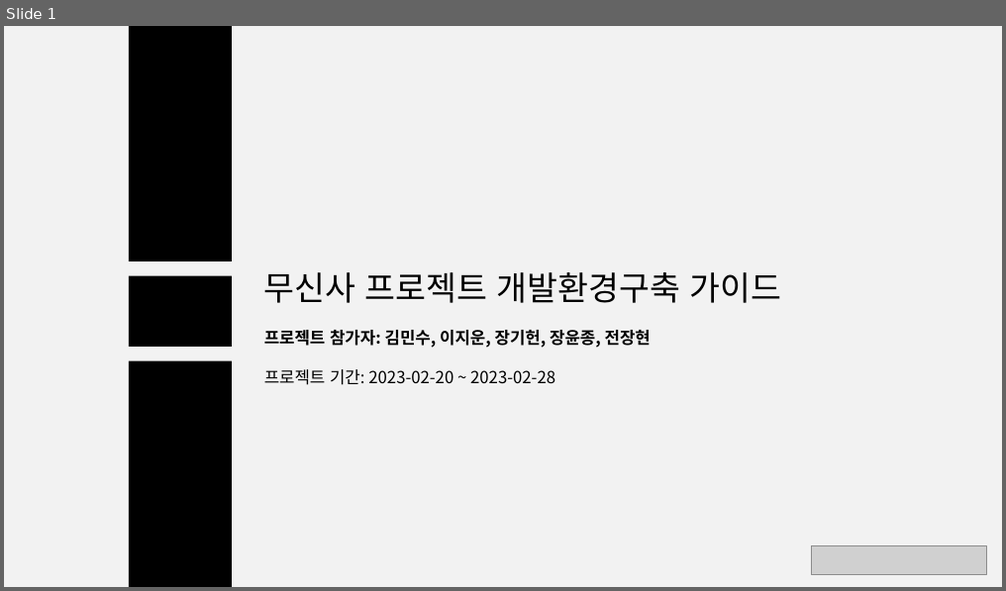
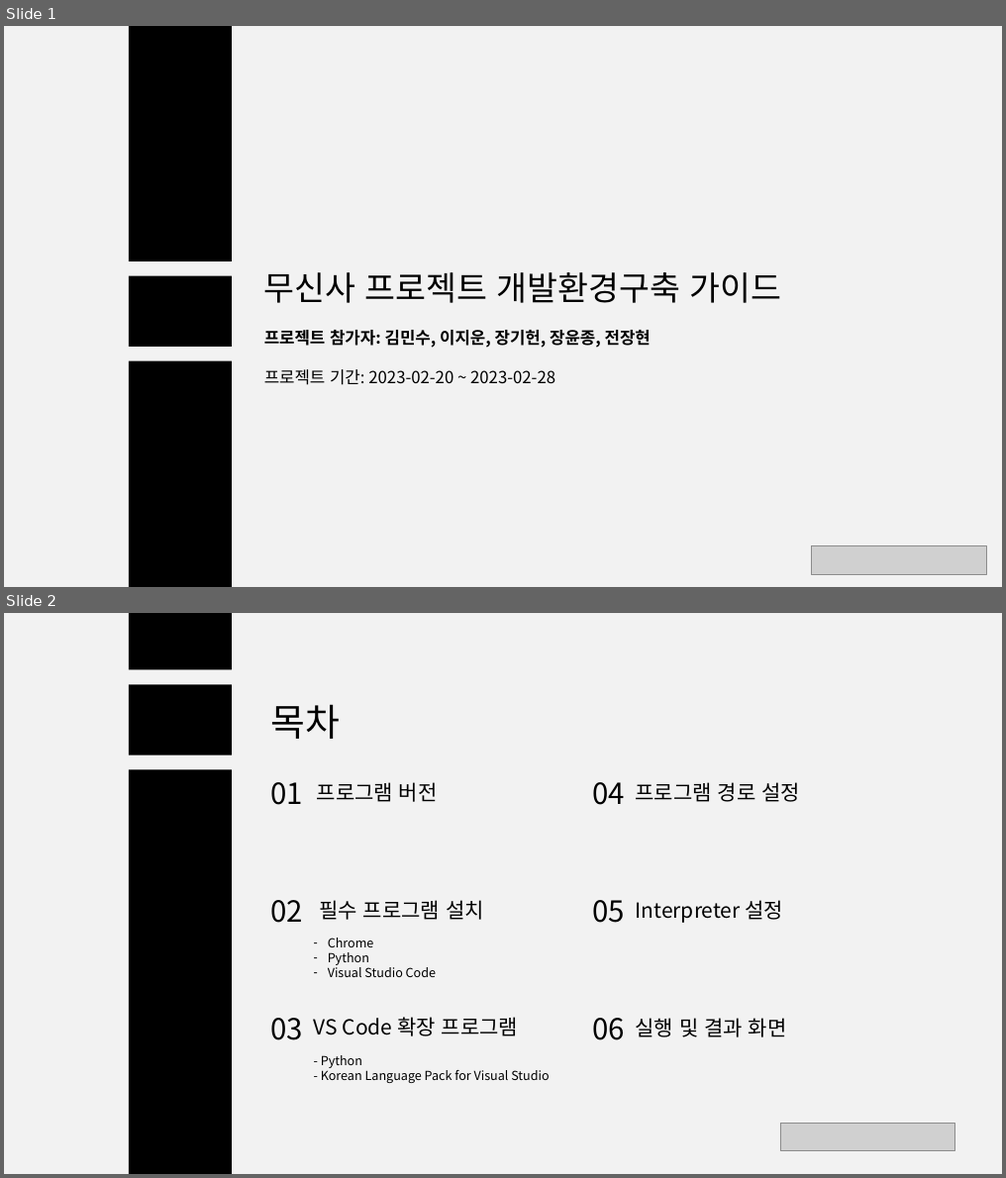
Before and after one commit to ljw971125/Python-, a slide deck: doc/개발환경 구축 가이드.pptx. Shown one above the other, each under a label of ours: slide 1 before the commit, slides 1 and 2 after it. The pictures are 1006x591 and 1006x1178 pixels, drawn with LibreOffice and Linux fonts; fonts in the diff are those of the drawing; grey boxes stand for pictures. Boxes give left, top, right and bottom in pixels: in the first picture for what was removed or moved away, otherwise in the second. Text is boxed around its words. In the diff, an @@ line names an element or a change of style, - is before the commit and + after.

Commit message:
프로젝트(발표)

```diff
--- a/doc/개발환경 구축 가이드.pptx
+++ b/doc/개발환경 구축 가이드.pptx
@@ slide 2 added at bbox=[4, 613, 1002, 1174], background #F2F2F2 @@
@@ rectangle added at bbox=[129, 613, 232, 669], fill #000000 @@
@@ rectangle added at bbox=[129, 685, 232, 756], fill #000000 @@
@@ text added at bbox=[271, 704, 341, 739], 36 pt, text #000000 @@
+목차
@@ rectangle added at bbox=[129, 770, 232, 1174], fill #000000 @@
@@ text added at bbox=[271, 782, 304, 805], 28 pt, text #000000 @@
+01
@@ text added at bbox=[317, 782, 438, 802], 20 pt, text #000000 @@
+프로그램 버전
@@ text added at bbox=[593, 782, 626, 805], 28 pt, text #000000 @@
+04
@@ text added at bbox=[636, 782, 800, 802], 20 pt, text #000000 @@
+프로그램 경로 설정
@@ text added at bbox=[271, 900, 304, 923], 28 pt, text #000000 @@
+02
@@ text added at bbox=[319, 900, 484, 920], 20 pt, text #000000 @@
+필수 프로그램 설치
@@ text added at bbox=[593, 900, 626, 923], 28 pt, text #000000 @@
+05
@@ text added at bbox=[636, 900, 784, 923], 20 pt, text #000000 @@
+Interpreter 설정
@@ text added at bbox=[328, 938, 436, 977], 12 pt, text #000000 @@
+– Chrome
+– Python
+– Visual Studio Code
@@ text added at bbox=[271, 1018, 304, 1041], 28 pt, text #000000 @@
+03
@@ text added at bbox=[314, 1017, 518, 1037], 20 pt, text #000000 @@
+VS Code 확장 프로그램
@@ text added at bbox=[593, 1018, 626, 1041], 28 pt, text #000000 @@
+06
@@ text added at bbox=[636, 1018, 787, 1038], 20 pt, text #000000 @@
+실행 및 결과 화면
@@ text added at bbox=[321, 1056, 548, 1083], 12 pt, text #000000 @@
+- Python
+- Korean Language Pack for Visual Studio
@@ picture added at bbox=[780, 1124, 954, 1152] @@
```
Also in this commit, not shown: 9 other slides changed, 3 other slides added, 1 slide removed.
